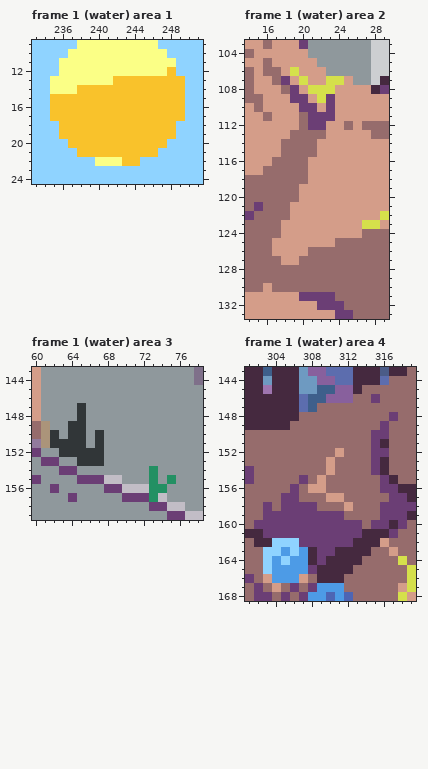
Pixel-art file -- aseprite/background.aseprite. This is how it looked before the edit.
320x180 pixels, 6 frames. Shown: frame 1 (water) area 1: x 233..251, y 9..24; frame 1 (water) area 2: x 14..29, y 103..133; frame 1 (water) area 3: x 60..78, y 143..159; frame 1 (water) area 4: x 301..319, y 143..168. The commit also changed other frames or places, which this record leaves out.
The result:
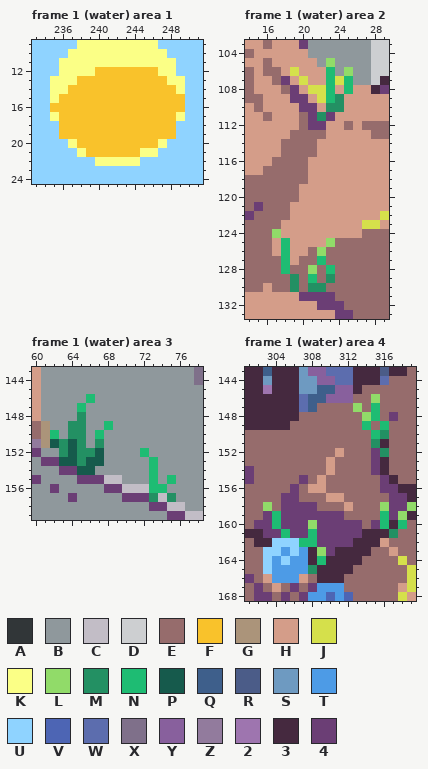
Palette (. is transparent): A #313638  B #8f989c  C #c2bdc6  D #cdcfd1  E #966c6c  F #f9c22b  G #ab947a  H #d49d89  J #d5e04b  K #fbff86  L #91db69  M #239063  N #1ebc73  P #165a4c  Q #3e5f8b  R #4b5c88  S #6e9ac1  T #4d9be6  U #8fd3ff  V #4d65b4  W #5c6dae  X #7f708a  Y #88609d  Z #927b9d  2 #9e75af  3 #45293f  4 #6b3e75
Diff:
layer "Grass/Static grass" added
Changed rows in their new state; - is an unchanged pixel.
Frame 1 (water) area 1, layer "everything/Layer 29":
first column x 235:
12 -----FFFFFFF-K-
13 ---FFFF------KK
14 --F-----------K
15 K--------------
17 K-------------K
20 --K---------K--
21 ---K------KK---
22 --------KK-----
Frame 1 (water) area 2, layer "Grass/Static grass":
first column x 22:
105 -L--
106 -N-L
107 -N-N
108 -N-N
109 -NM-
110 -MM-
111 M---
first column x 17:
124 L------
125 -N----L
126 -N---L-
127 -N---N-
128 -N--L-N
129 --M-N-M
130 --M-MM-
Frame 1 (water) area 3, layer "Grass/Static grass":
first column x 62:
146 ----N---------
147 ---N----------
148 ---M----------
149 --MM--N-------
150 N-MM-N--------
151 PMPM-M--------
152 -MPMMP----N---
153 -PPMPP-----N--
154 ---PP------N--
155 -----------N-N
156 -----------NN-
157 -------------M
Frame 1 (water) area 4, layer "Grass/Static grass":
first column x 313:
146 --L-
147 L-N-
148 -LN-
149 -N-N
150 --NM
151 --M-
152 ---M
first column x 303:
158 L------------L--L
159 -N-----------N-L-
160 -N---L-------N-N-
161 --N--N--------M--
162 ----NN-----------
163 ------L----------
164 ------N----------
165 -----M-----------
